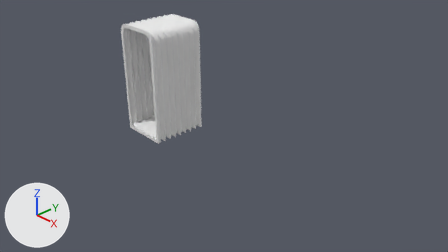
Before and after pictures for a commit that changed the Blender file corridor_joiner.blend.
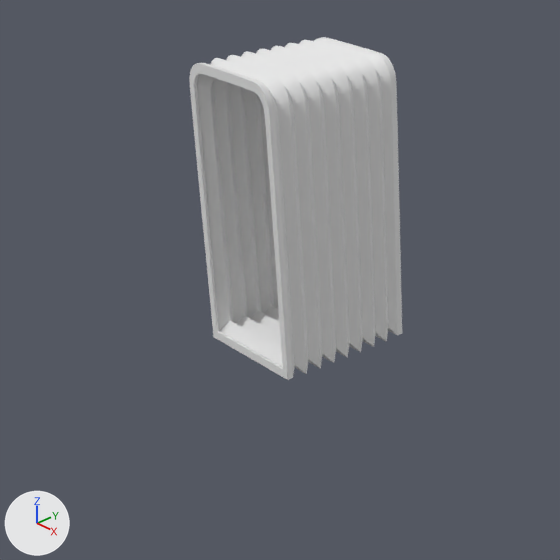
There are two pictures of each version: one from the file's camera 'Camera', one close up on the part from 11% to 58% of the width and 0% to 84% of the height. Arrows for +X, +Y and +Z are at lower left; the lights stay in place.

Names of what the first close-up shows: 'Corridor Joiner'.
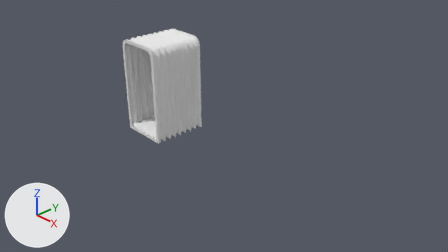
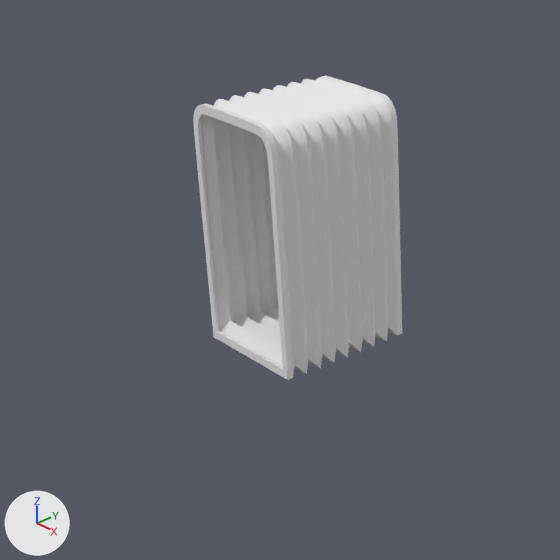
Commit message: Corrected corridor joiner height.

Boxes (x1, y1, x2, y2) around the edits, measured in the close-ups (560 x 560 px):
'Corridor Joiner', reshaped (11% shorter): before (189, 37, 402, 380); after (193, 76, 402, 380)

Edits to the bpy script that builds the scene:
```text
Change me_cube_003:
    where me_cube_003.from_pydata(...)  # 602 vertices, 588 faces; spans x -0.62..0.44, y -0.6..0.6, z -0.03..2.36
    used by ob_corridor_joiner; location = (-0.458, -0.721, 0.461)
    me_cube_003 part 1: all 504 vertices in x -0.62..0.44, y -0.6..0.6, z 2.07..2.36 are moved by (0.0, 0.0, -0.32)
```
